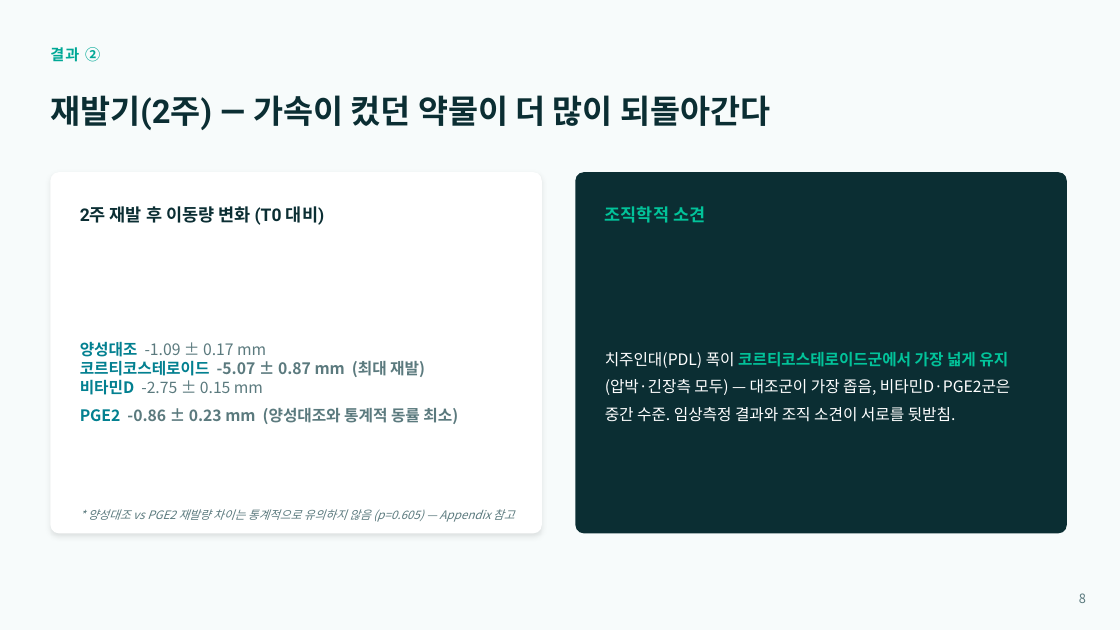
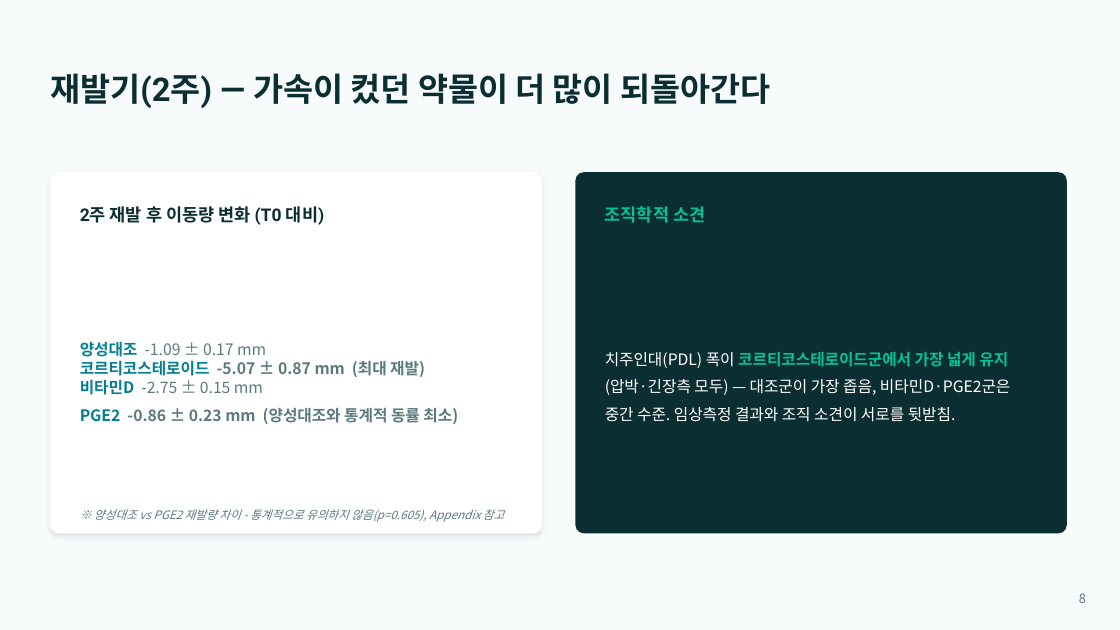
Before and after one commit to yojokem/-, a slide deck: slide 8 of 치과약리학실험2-논문발표/치과약리학실험2_논문발표.pptx. Drawn at 1120x630 pixels with LibreOffice and Linux fonts; fonts in the diff are those of the drawing. Boxes give left, top, right and bottom in pixels: in the first picture for what was removed or moved away, otherwise in the second. Text is boxed around its words. In the diff, an @@ line names an element or a change of style, - is before the commit and + after.

```diff
--- a/치과약리학실험2-논문발표/치과약리학실험2_논문발표.pptx
+++ b/치과약리학실험2-논문발표/치과약리학실험2_논문발표.pptx
@@ text "재발기(2주) — 가속이 컸던 약물이 ...": place and size @@
-text "재발기(2주) — 가속이 컸던 약물이 ..." at <box>50,95,770,130</box>
+text "재발기(2주) — 가속이 컸던 약물이 ..." at <box>50,73,770,108</box>
@@ text removed at <box>50,47,100,62</box> @@
-결과 ②
@@ text at <box>94,509,504,522</box>: text changed @@
-* 양성대조 vs PGE2 재발량 차이는 통계적으로 유의하지 않음 (p=0.605) — Appendix 참고
+※ 양성대조 vs PGE2 재발량 차이 - 통계적으로 유의하지 않음(p=0.605), Appendix 참고
```
Also in this commit, not shown: 9 other slides changed, 1 other file.
